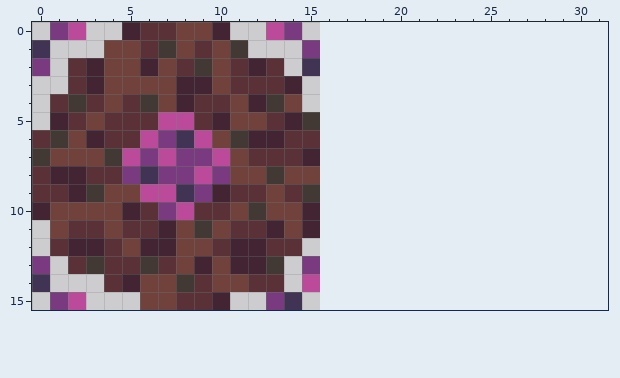
Two versions of one pixel-art sprite, Assets/Sprites/Level Select/LevelNodeQuantum.png. Above, as it was before the edit.
The file is 16x16 pixels. The old version is drawn lined up with the new one, on the new canvas.
After:
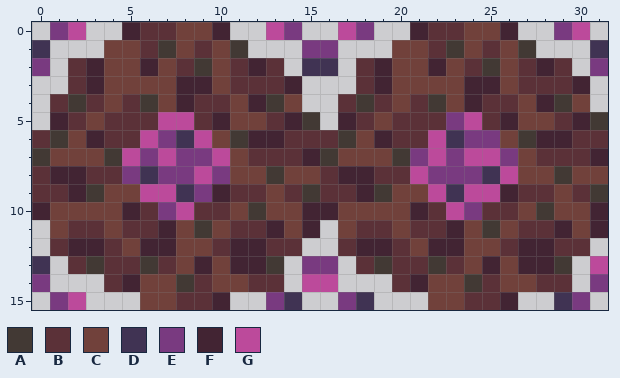
Palette (. is transparent): A #423934  B #5b3138  C #71413b  D #403353  E #793a80  F #422433  G #bc4a9b
Message: Level Nodes: incomplete level nodes now have animated quantum particles on them
From old to new:
canvas 16x16 -> 32x16
y 0: x 17..18 .. -> GE; x 21..26 ...... -> FBBCCF; x 29..30 .. -> EG
y 1: x 16 . -> E; x 20..27 ........ -> CCBACBCA; x 31 . -> D
y 2: x 16 . -> D; x 18..29 ............ -> BFCCFCBACBFB; x 31 . -> E
y 3: x 18..30 ............. -> BFCCCCFFCBBBF
y 4: x 17..30 .............. -> BABCBACFBBCFAC
y 5: x 17..31 ............... -> FBCBBBEGBFCCBFA
y 6: x 16..31 ................ -> BACFBBGDEECAFFBB
y 7: x 16..31 ................ -> ACCCAEGEGGECBBBF
y 8: x 16..31 ................ -> BFFBBGEEEDGCCACC
y 9: x 16..31 ................ -> BBFACCGDGGFBBCBA
y 10: x 16..31 ................ -> FCCCCFBGEBBCACCF
y 11: x 17..31 ............... -> CBBCBBFCACBBFCF
y 12: x 17..30 .............. -> BFFBCFFCCBFFBB
y 13: x 0 E -> D; x 16 . -> E; x 18..29 ............ -> BABBABCFCFFA; x 31 . -> G
y 14: x 0 D -> E; x 16 . -> G; x 20..29 .......... -> BFCCABCCBB; x 31 . -> E
y 15: x 17..18 .. -> ED; x 22..26 ..... -> CCBBF; x 29..30 .. -> DE
Where, in picture pixels (left, top, right, bottom), the same in both pictures:
added: (320, 22, 608, 310)
changed: (32, 256, 50, 292)
